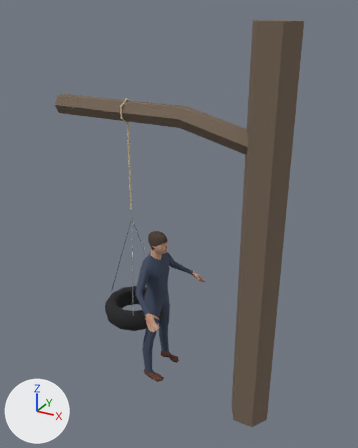
A saved change to the glTF model priv/models/swing_tire_person.far.glb.
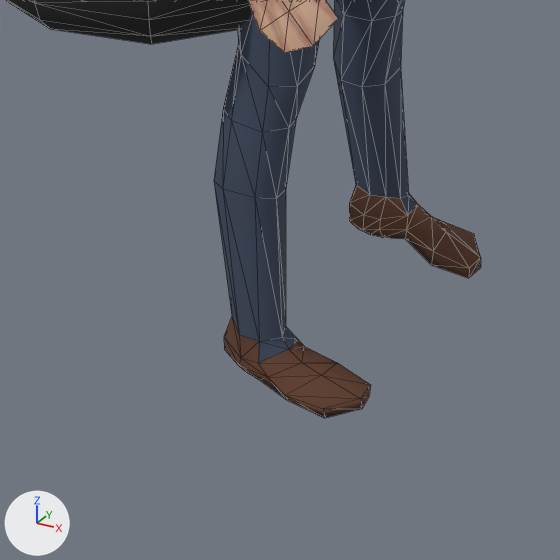
The first picture shows the older version from a 50 mm lens placed at (2.69, -3.88, 3.95), pointed at (0.51, 0.08, 1.97). The close-ups show the older and then the newer version on the part from 32% to 53% of the width and 73% to 90% of the height of that picture. Only the edits that show in the close-ups are written down. The lights are fixed; the arrows at lower left show +X, +Y and +Z. The close-ups show mesh edges as thin lines. Where no turn or scale is listed for an object, it has been applied to the vertices. Vertices at exactly the same position are counted once.

Objects in the first close-up: 'person_mesh', 'spin_swing_tire_person'.
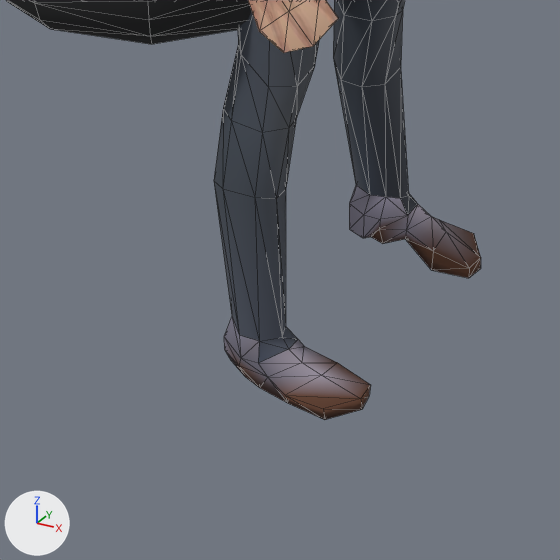
Boxes [x1, y1, x2, y2] around the edits, measured in the close-ups (560 x 560 px; the box of a moved part takes in the faces that stretch with it):
'person_mesh', recoloured, reshaped: before [214, 0, 481, 418]; after [214, 0, 481, 420]
part 1 of me_person_mesh, moved or reshaped: [349, 203, 469, 278] in both
part 2 of me_person_mesh, moved or reshaped: before [239, 366, 287, 400]; after [225, 351, 287, 403]

Edits to the bpy script that builds the scene:
```text
Change mat_color_male_casualsuit01:
    where n0 = _N.new('ShaderNodeBsdfPrincipled'); n0.name = 'Principled BSDF'
    remove n0.inputs[0].default_value = (0.0497, 0.0685, 0.117, 1.0)  # 'Base Color', dark blue #3f4a60
    add n2 = _N.new('ShaderNodeVertexColor'); n2.name = 'Color Attribute'
    add _L.new(n2.outputs[0], n0.inputs[0])  # 'Color' to 'Base Color'
Change mat_color_shoes01:
    where n0 = _N.new('ShaderNodeBsdfPrincipled'); n0.name = 'Principled BSDF'
    remove n0.inputs[0].default_value = (0.122, 0.0482, 0.0252, 1.0)  # 'Base Color', brown #623e2c
    add n2 = _N.new('ShaderNodeVertexColor'); n2.name = 'Color Attribute'
    add _L.new(n2.outputs[0], n0.inputs[0])  # 'Color' to 'Base Color'
Change me_person_mesh:
    used by ob_person_mesh; location = (0.264, 0.0, 0.171)
    verts and faces of me_person_mesh; kept vertices keep their numbers, new ones are numbered from 838
    before: 353 (-0.05, 0.17, 0.02) at pixel (349, 220), 354 (-0.01, 0.16, 0.02) at pixel (362, 229), 356 (-0.05, 0.19, 0.01), 358 (0.12, 0.14, 0.01) at pixel (431, 265), 360 (0.03, 0.22, 0.01)
    before: 361 (-0.01, 0.21, 0.01), 363 (0.02, 0.16, 0.01) at pixel (382, 237)
    before: 383 (-0.01, -0.16, 0.02), 384 (-0.05, -0.17, 0.02), 387 (-0.05, -0.19, 0.01) at pixel (230, 356), 389 (0.12, -0.14, 0.01), 390 (-0.01, -0.21, 0.01) at pixel (245, 371)
    before: 391 (0.03, -0.22, 0.01) at pixel (259, 380), 393 (0.02, -0.16, 0.01)
    remove me_person_mesh.from_pydata(...)  # 838 vertices, 1644 faces; spans x -0.1..0.35, y -0.55..0.55, z 0.0..1.7
    add me_person_mesh.from_pydata(...)  # 805 vertices, 1568 faces; spans x -0.1..0.35, y -0.55..0.55, z 0.0..1.7
    me_person_mesh part 1
    add for i in [356, 358, 360, 361, 363]: verts[i] += (0.0, 0.0, -0.01)
    add verts[353] = (-0.05, 0.17, 0.0)  # moved, pixel (349, 229)
    add verts[354] = (-0.01, 0.16, 0.0)  # moved, pixel (363, 238)
    me_person_mesh part 2
    add for i in [387, 389, 390, 391, 393]: verts[i] += (0.0, 0.0, -0.01)
    add verts[383] = (-0.01, -0.16, 0.0)  # moved
    add verts[384] = (-0.05, -0.17, 0.0)  # moved
    other edits to the shape of me_person_mesh do not show in these pictures
```
